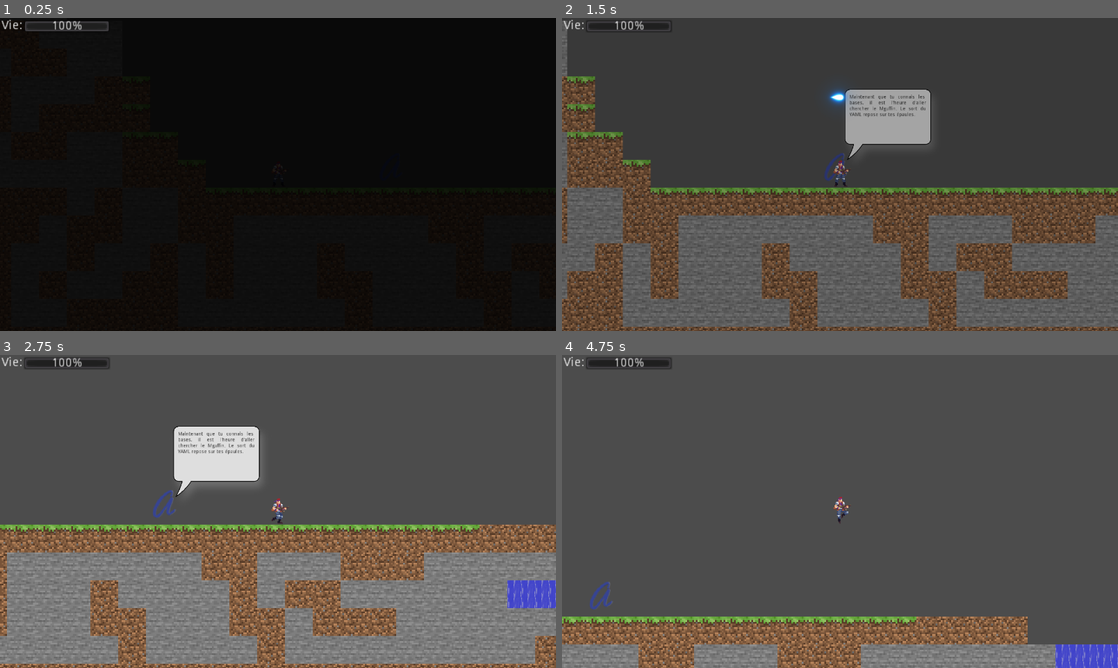
Above: before the commit, frames 1-4 (two rows, left to right).
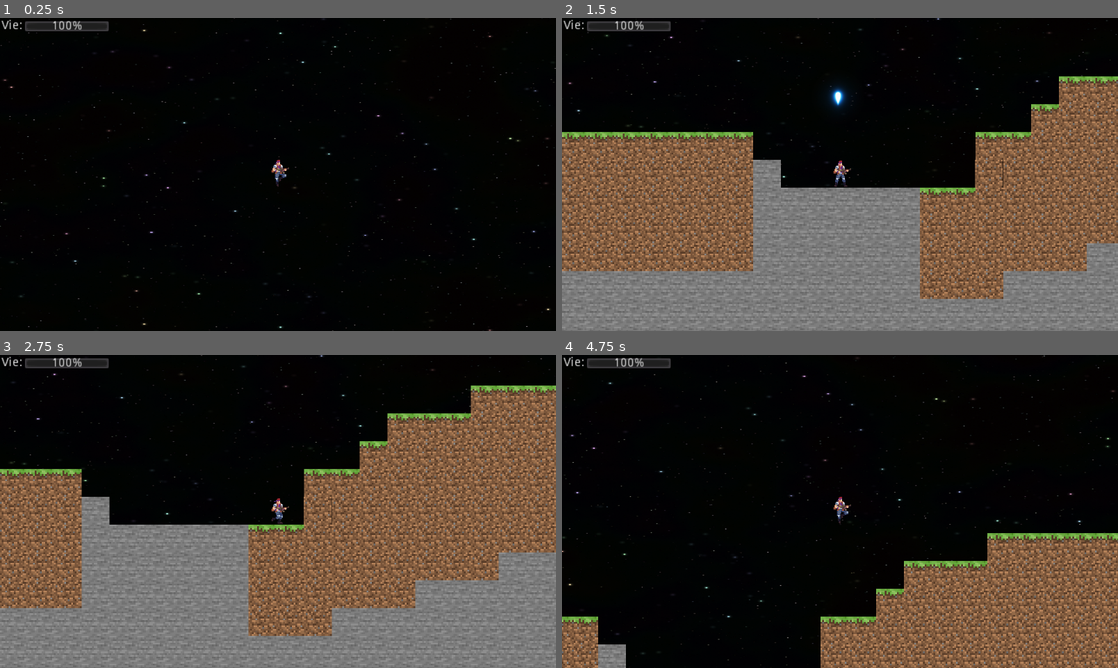
Above: after the commit, the same moments.

Repository: RedYou1/GoBros
Game: Godot game, scene res://Scenes/TestJonathan.tscn
Same seed, same stepped clock (60 frames per second), same inputs: the game is played once before the commit and once after it. Before the commit the project starts from res://Scenes/Level1.tscn. Sound files missing from this copy of the repository are replaced by a short silence.
Inputs:
- Up to frame 1 (0.25 s): no input
- Up to frame 2 (1.5 s): hold D (DROIT) 0.53-1.28 s; hold W (HAUT) from 0.53 s (still down); tap Space (SAUT) at 0.77 s; tap P (TIRER) at 1.35 s
- Up to frame 3 (2.75 s): tap Space (SAUT) at 1.52 s; release W (HAUT) at 2.03 s; hold A (GAUCHE) from 2.03 s (still down); hold D (DROIT) from 2.03 s (still down)
- Up to frame 4 (4.75 s): release A (GAUCHE) at 2.78 s; release D (DROIT) at 2.78 s; hold W (HAUT) 2.78-4.28 s; tap P (TIRER) at 2.85, 4.35 s; tap Space (SAUT) at 3.02, 3.77, 4.52 s; hold D (DROIT) 3.53-4.28 s; hold S (BAS) from 4.28 s (still down)

The runs differ from the first frame. In frame 1, 0.4% of the frame differs, in the area x 0-100%, y 0-100%; in frame 2, 91%; in frame 3, 77%; in frame 4, 97%.

Commit message:
Bug de tir des robots réglé

Diff:
--- a/Scenes/TestJonathan.tscn
+++ b/Scenes/TestJonathan.tscn
@@ -1,17 +1,18 @@
-[gd_scene load_steps=8 format=2]
+[gd_scene load_steps=9 format=2]
 
 [ext_resource path="res://Scenes/Joueur.tscn" type="PackedScene" id=1]
 [ext_resource path="res://Scenes/Mob_Tutoriel.tscn" type="PackedScene" id=2]
 [ext_resource path="res://Scenes/TileMap.tscn" type="PackedScene" id=3]
 [ext_resource path="res://Scenes/BackgroundFin.tscn" type="PackedScene" id=4]
 [ext_resource path="res://Scenes/FeuArtifice.tscn" type="PackedScene" id=5]
+[ext_resource path="res://Scenes/Robot2.tscn" type="PackedScene" id=6]
 [ext_resource path="res://Scenes/DebutNiveau.tscn" type="PackedScene" id=11]
 [ext_resource path="res://Scenes/FinNiveau.tscn" type="PackedScene" id=12]
 
 [node name="TestJonathan" type="Node2D"]
 
 [node name="Joueur" parent="." instance=ExtResource( 1 )]
-position = Vector2( -31.8419, -376.077 )
+position = Vector2( 2077.13, -574.529 )
 
 [node name="TileMap" parent="." instance=ExtResource( 3 )]
 tile_data = PoolIntArray( -3538702, 5, 0, -3538701, 5, 0, -3538700, 5, 0, -3538699, 5, 0, -3538698, 0, 0, -3473167, 5,  …(60105 unchanged characters)…
@@ -44,7 +45,7 @@
 position = Vector2( -35.3115, -338.434 )
 
 [node name="FinNiveau" parent="." instance=ExtResource( 12 )]
-position = Vector2( 1377.78, -885.38 )
+position = Vector2( 6473.61, -148.755 )
 scene_prochain_niveau = "res://Scenes/Menu.tscn"
 
 [node name="FeuArtifice" parent="." instance=ExtResource( 5 )]
@@ -56,3 +57,11 @@
 frame = 15
 
 [node name="BackgroundFin" parent="." instance=ExtResource( 4 )]
+
+[node name="Robot2" parent="." groups=[
+"EnemyDeBase",
+"Personnage",
+] instance=ExtResource( 6 )]
+position = Vector2( 2833.45, -401.593 )
+collision_layer = 6
+distance_despawn = 1000
--- a/Scripts/Balle.gd
+++ b/Scripts/Balle.gd
@@ -10,8 +10,8 @@
 
 func _ready():
 	movement = Vector2(directionX,directionY).rotated(rotation)# * delta
-
-
+	if rotation == 0:
+		get_node("Sprite").rotation = movement.angle()
 
 func _physics_process(delta):
 	var col = move_and_collide(movement)
--- a/Scripts/Robot.gd
+++ b/Scripts/Robot.gd
@@ -109,7 +109,7 @@
 			self.tir = false
 			self.animation.animation = "idle"
 			self.cooldownDeTir.start()
-		else:
+		elif self.animation.frame != 5 && self.animation.frame != 12:
 			tir_robot = false
 	else:
 		self.animation.position = position_base
--- a/project.godot
+++ b/project.godot
@@ -11,9 +11,7 @@
 [application]
 
 config/name="Go Bros"
-
-run/main_scene="res://Scenes/Level1.tscn"
-
+run/main_scene="res://Scenes/TestJonathan.tscn"
 boot_splash/image="res://loading_screen.PNG"
 config/icon="res://icon.png"
 
